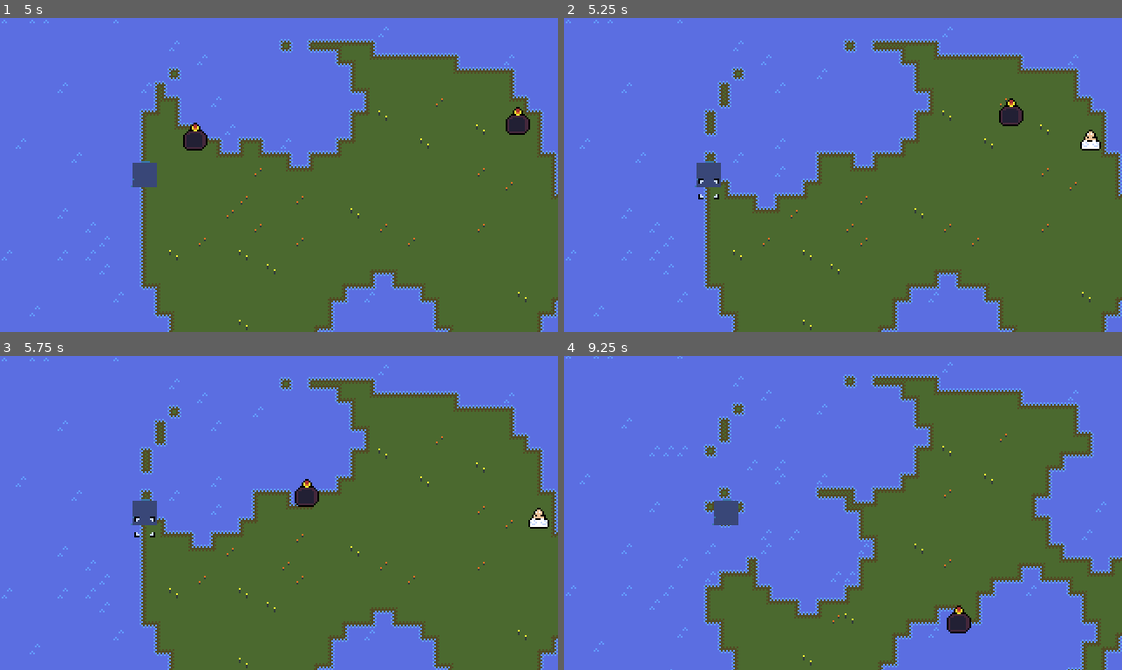
Above: before the commit, frames 1-4 (two rows, left to right).
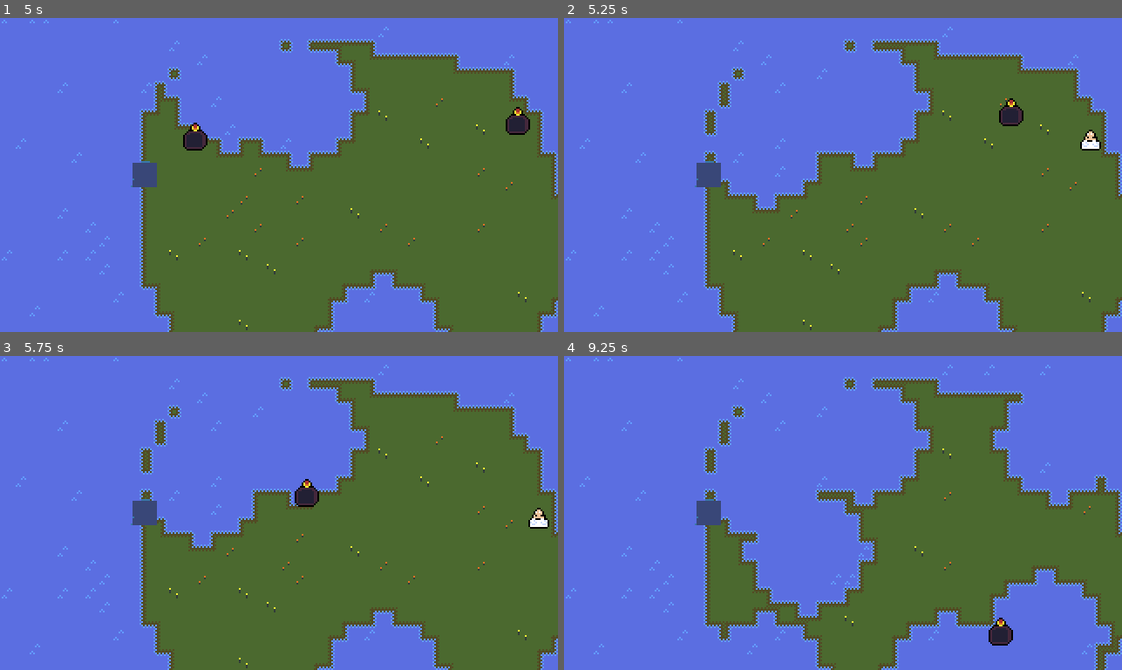
Above: after the commit, the same moments.

Repository: robbertstevens/ld-50
Game: Godot game, scene res://Game.tscn
The game is run twice, just before and just after one commit, with the same random seed, the same clock (stepped at 60 frames per second) and the same inputs.
Inputs (mouse positions are in pixels of both pictures, inside the frame that each line leads up to):
- Up to frame 1 (5 s): move the mouse to (401, 159) at 0.52 s; hold Right (ui_right) 0.53-1.28 s; hold S (ui_build) 0.53-1.28 s; click (401, 159) at 0.77 s; move the mouse to (167, 190) at 1.27 s; hold Down (ui_down) 1.28-2.03 s; tap S (ui_build) at 1.35, 2.85, 4.35 s; click (167, 190) at 1.52 s; move the mouse to (334, 105) at 2.02 s; hold Right (ui_right) 2.03-2.78 s; hold S (ui_build) 2.03-2.78 s; tap Enter at 2.75 s; move the mouse to (251, 237) at 2.77 s; hold Up (ui_up) 2.78-3.53 s; click (251, 237) at 3.02 s; move the mouse to (446, 222) at 3.52 s; hold S (ui_build) 3.53-4.28 s; hold Left (ui_left) from 3.53 s (still down); click (446, 222) at 3.77 s; move the mouse to (111, 127) at 4.27 s; click (111, 127) at 4.52 s
- Up to frame 2 (5.25 s): move the mouse to (870, 175) at 5.02 s; release Left (ui_left) at 5.03 s; hold Down (ui_down) from 5.03 s (still down); hold S (ui_build) from 5.03 s (still down)
- Up to frame 3 (5.75 s): keep holding Down (ui_down); keep holding S (ui_build)
- Up to frame 4 (9.25 s): move the mouse to (759, 434) at 5.77 s; release Down (ui_down) at 5.78 s; release S (ui_build) at 5.78 s; hold Right (ui_right) 5.78-6.53 s; tap S (ui_build) at 5.85, 7.35, 8.85 s; click (759, 434) at 6.02 s; move the mouse to (965, 497) at 6.52 s; hold Up (ui_up) 6.53-7.28 s; hold S (ui_build) 6.53-7.28 s; click (965, 497) at 6.77 s; move the mouse to (731, 528) at 7.27 s; hold Right (ui_right) 7.28-8.03 s; click (731, 528) at 7.52 s; move the mouse to (898, 443) at 8.02 s; hold Down (ui_down) 8.03-8.78 s; hold S (ui_build) 8.03-8.78 s; move the mouse to (815, 575) at 8.77 s; hold Left (ui_left) from 8.78 s (still down); click (815, 575) at 9.02 s

Frame 1 is identical in both runs. In frame 2, less than 0.1% of the frame differs, in the area x 24-28%, y 51-58%; in frame 3, less than 0.1%; in frame 4, 19%, in the area x 0-100%, y 0-100%.

Commit message:
feat: added player dead

Diff:
--- a/Game.gd
+++ b/Game.gd
@@ -153,3 +153,7 @@
         bounds.limit_bottom = map_limits.end.y * map_cellsize.y
 
         return bounds
+
+
+func _on_Player_died() -> void:
+    print("player died")
--- a/Game.tscn
+++ b/Game.tscn
@@ -48,5 +48,6 @@
 position = Vector2( 101, 59 )
 
 [connection signal="bomb_thrown" from="Player" to="." method="_on_KinematicBody2D_bomb_thrown"]
+[connection signal="died" from="Player" to="." method="_on_Player_died"]
 [connection signal="land_build" from="Player" to="." method="_on_Player_land_build"]
 [connection signal="timeout" from="BombTimer" to="." method="_on_BombTimer_timeout"]
--- a/Player/Player.gd
+++ b/Player/Player.gd
@@ -2,12 +2,14 @@
 
 signal bomb_thrown(position, target)
 signal land_build(position)
+signal died()
+
 
 export var speed = 10
 
 onready var state_manager = $StateManager
 onready var crosshair = $Crosshair
-
+onready var drowning_timer = $DrowningTimer
 
 enum States {
     Idle,
@@ -16,7 +18,10 @@
     Aiming,
     Attacking,
     PrepareBuilding,
-    Building
+    Building,
+    Drowning,
+    Died,
+    Dead
 }
 
 
@@ -32,15 +37,22 @@
         States.Attacking: funcref(self, "_attacking_state"),
         States.PrepareBuilding: funcref(self, "_prepare_building_state"),
         States.Building: funcref(self, "_building_state"),
+        States.Drowning: funcref(self, "_drowning_state"),
+        States.Died: funcref(self, "_died_state"),
+        States.Dead: funcref(self, "_dead_state"),
     }
 
     state_manager.init(States, state_fn, States.Idle)
     crosshair.hide()
 
+
 func _physics_process(delta: float) -> void:
     state_manager.physics_process(delta)
 
     var collisions = move_and_collide(Vector2.LEFT, true, true, true)
+
+    if collisions and is_alive():
+        state_manager.change_state(States.Drowning)
 
 
 func _idle_state(_delta: float) -> int:
@@ -105,17 +117,36 @@
     return States.Idle
 
 
+func _drowning_state(delta: float) -> int:
+    if drowning_timer.is_stopped():
+        drowning_timer.start()
+
+    return States.Drowning
+
+func _died_state(delta: float) -> int:
+    emit_signal('died')
+    return States.Dead
+
+func _dead_state(delta: float) -> int:
+    return States.Dead
+
+
 func _input(event: InputEvent) -> void:
     var direction = get_direction()
 
-    if direction.length() > 0 and state_manager.isState(States.Idle):
-        state_manager.change_state(States.Walking)
+    # check if player is 'alive'
+    if is_alive():
+        if direction.length() > 0 and state_manager.isState(States.Idle):
+            state_manager.change_state(States.Walking)
 
-    if event.is_action_pressed("ui_build"):
-        state_manager.change_state(States.PrepareBuilding)
+        if event.is_action_pressed("ui_build"):
+            state_manager.change_state(States.PrepareBuilding)
 
-    if event.is_action_released("ui_build"):
-        state_manager.change_state(States.Building)
+        if event.is_action_released("ui_build"):
+            state_manager.change_state(States.Building)
+
+func is_alive() -> bool:
+    return not (state_manager.isState(States.Drowning) or state_manager.isState(States.Dead))
 
 
 func get_direction() -> Vector2:
@@ -125,3 +156,15 @@
     direction.y = Input.get_action_strength("ui_down") - Input.get_action_strength("ui_up")
 
     return direction
+
+
+func _on_HitBox_body_entered(body: Node) -> void:
+    return
+    if not body.name == "Water":
+        return
+
+    state_manager.change_state(States.Drowning)
+
+
+func _on_DrowningTimer_timeout() -> void:
+    state_manager.change_state(States.Died)
--- a/Player/Player.tscn
+++ b/Player/Player.tscn
@@ -28,13 +28,18 @@
 shape = SubResource( 1 )
 
 [node name="HitBox" parent="." instance=ExtResource( 4 )]
-visible = false
 collision_layer = 2
-collision_mask = 1
+collision_mask = 8
 
 [node name="CollisionShape2D" type="CollisionShape2D" parent="HitBox"]
 shape = SubResource( 2 )
 
 [node name="Crosshair" parent="." instance=ExtResource( 5 )]
 
+[node name="DrowningTimer" type="Timer" parent="."]
+one_shot = true
+
+[connection signal="body_entered" from="HitBox" to="." method="_on_HitBox_body_entered"]
+[connection signal="timeout" from="DrowningTimer" to="." method="_on_DrowningTimer_timeout"]
+
 [editable path="HitBox"]
